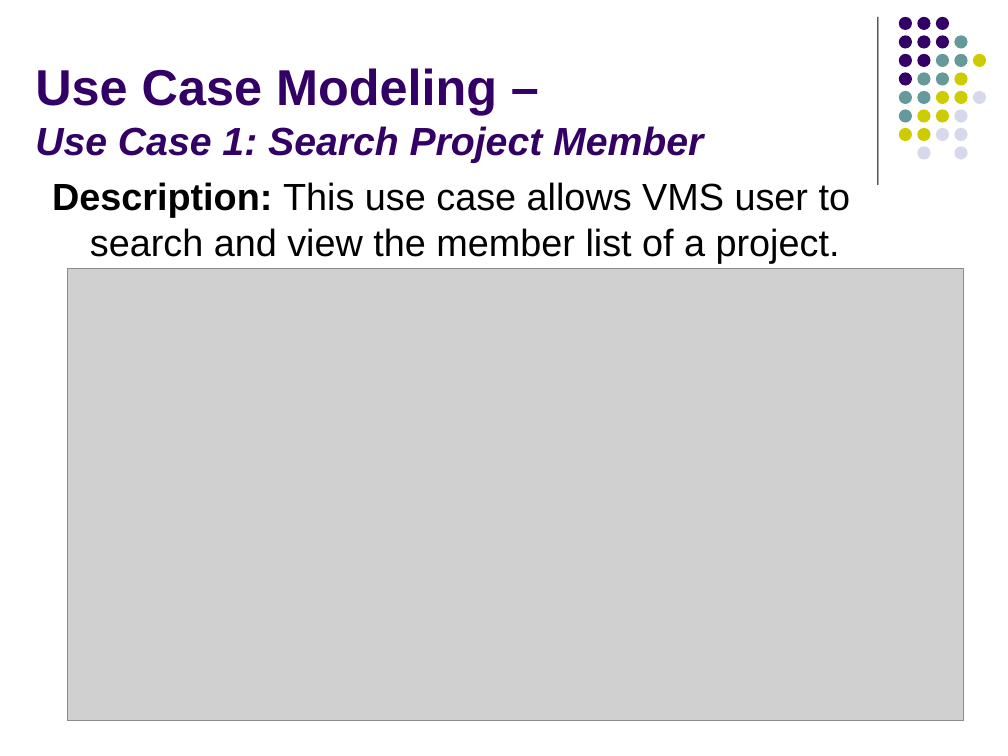
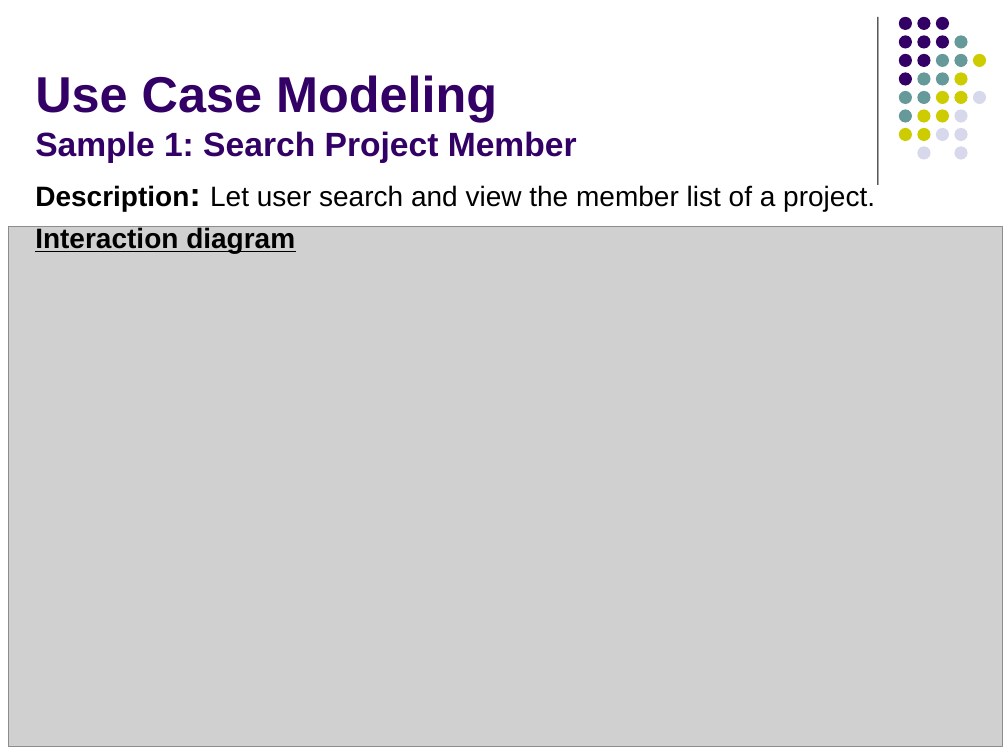
Before and after one commit to imireasa/mtech-se18-t08s, a slide deck: slide 7 of docs/W-9 Working Document/W-9.3 Presentation Slides/Phase 2/vms_presentation_2_v0.1.pptx (slide 9 before the commit). Drawn at 1008x756 pixels with LibreOffice and Linux fonts; fonts in the diff are those of the drawing; grey boxes stand for pictures. Boxes give left, top, right and bottom in pixels: in the first picture for what was removed or moved away, otherwise in the second. Text is boxed around its words. In the diff, an @@ line names an element or a change of style, - is before the commit and + after.

```diff
--- a/docs/W-9 Working Document/W-9.3 Presentation Slides/Phase 2/vms_presentation_2_v0.1.pptx
+++ b/docs/W-9 Working Document/W-9.3 Presentation Slides/Phase 2/vms_presentation_2_v0.1.pptx
@@ title at <box>35,75,577,163</box>: text changed; size 28 to 24 pt; italic off @@
-Use Case Modeling –
-Use Case 1: Search Project Member
+Use Case Modeling
+Sample 1: Search Project Member
@@ text at <box>35,185,875,253</box>: text changed; size 27 to 20 pt @@
-Description: This use case allows VMS user to search and view the member list of a project.
+Description: Let user search and view the member list of a project.
+Interaction diagram
@@ picture: place and size @@
-picture at <box>68,269,964,721</box>
+picture at <box>8,227,1002,747</box>
```
Also in this commit, not shown: 10 other slides changed, 1 slide added, 5 slides removed.
